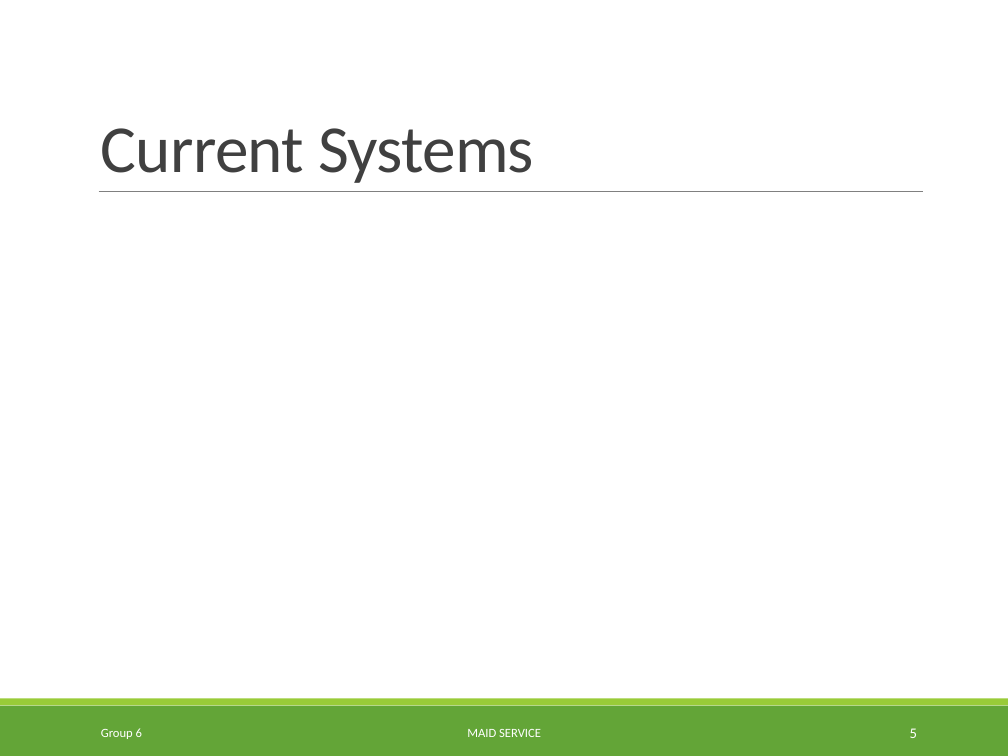
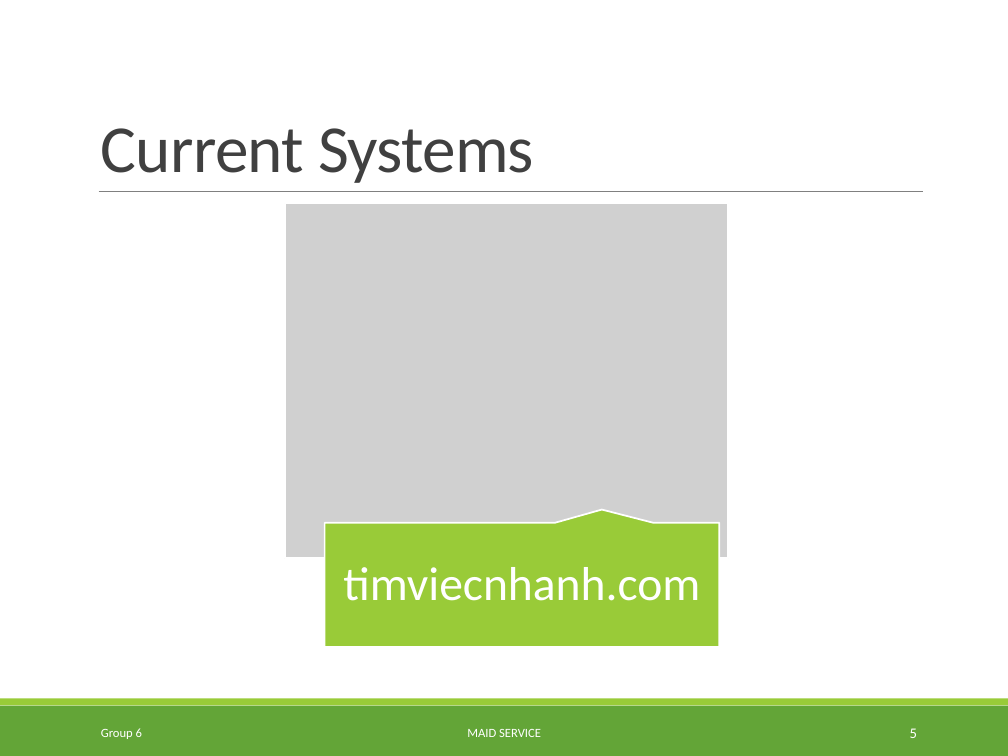
Before and after one commit to TuanBT/ms-website, a slide deck: slide 5 of Presentation/MS_Slide.pptx. Drawn at 1008x756 pixels with LibreOffice and Linux fonts; fonts in the diff are those of the drawing; grey boxes stand for pictures. Boxes give left, top, right and bottom in pixels: in the first picture for what was removed or moved away, otherwise in the second. Text is boxed around its words. In the diff, an @@ line names an element or a change of style, - is before the commit and + after.

```diff
--- a/Presentation/MS_Slide.pptx
+++ b/Presentation/MS_Slide.pptx
@@ picture added at [284, 204, 728, 558] @@
@@ speech box added at [325, 523, 720, 647], fill #99CB38, outline #FFFFFF 1.25 pt @@
@@ text added at [343, 567, 700, 601], 34 pt, text #FFFFFF @@
+timviecnhanh.com
```
Also in this commit, not shown: 4 other slides changed, 4 other files.
